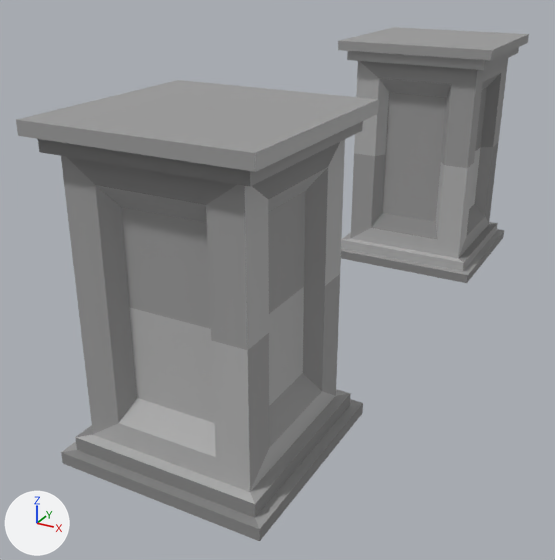
The FBX model Assets/Meshes/Furniture/castle_town_interior_pillar.fbx, before and after one commit.
Both versions are drawn from a 50 mm camera at (46.6, 51.0, 29.3) aimed at (26.2, 88.0, 10.8). The axes (+X, +Y, +Z) are drawn at lower left. The lights are the same throughout. Where no turn or scale is listed for an object, it has been applied to the vertices.

The first picture shows 'stair.004'.
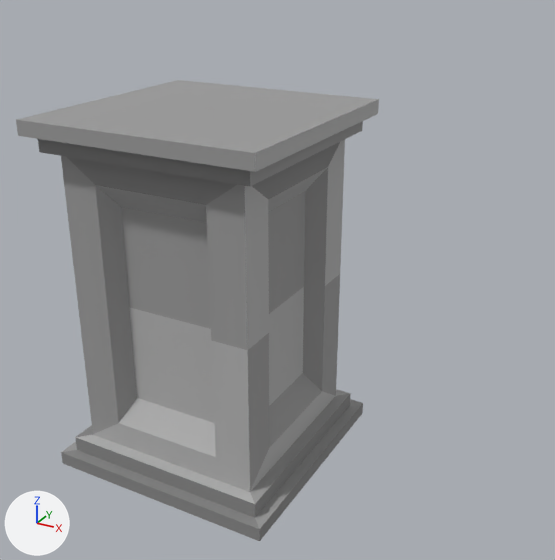
The newer file is also turned or shifted as a whole; pictures and numbers use the older file's frame.

The change, as a list of edits to the scene's bpy script:
```text
Change me_cube_027:
    where me_cube_027.from_pydata(...)  # 184 vertices, 180 faces; spans x -5.3..5.3, y -5.3..34.5, z -7.9..7.9
    used by ob_stair_004; location = (29.04, 77.08, 15.16)
    me_cube_027 part 1: the loose piece of 92 vertices spanning x -5.3..5.3, y 24.0..34.5, z -7.9..7.9 is deleted
```

Where the change shows, as pixel boxes (x1, y1, x2, y2) in the pictures (555 x 560 px):
'stair.004', reshaped (29% narrower, 10% shorter)
    before: (16, 27, 529, 541)
    after: (16, 80, 379, 541)
part 1 of me_cube_027, deleted
    before: (338, 27, 529, 283)
